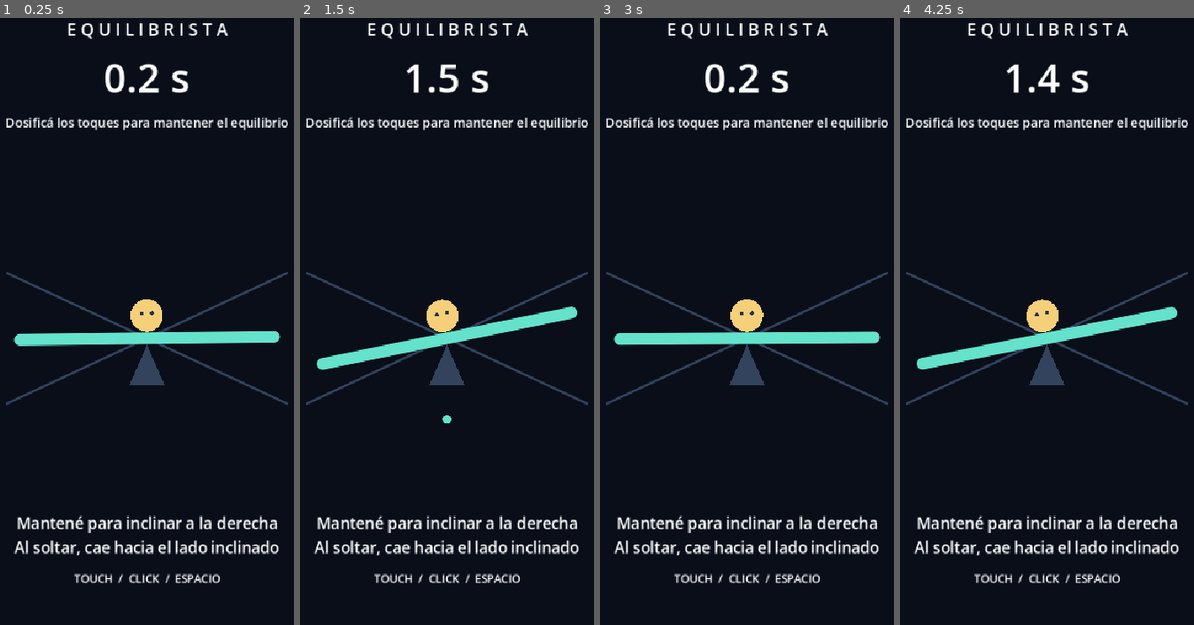
Above: before the commit, frames 1-4 (left to right).
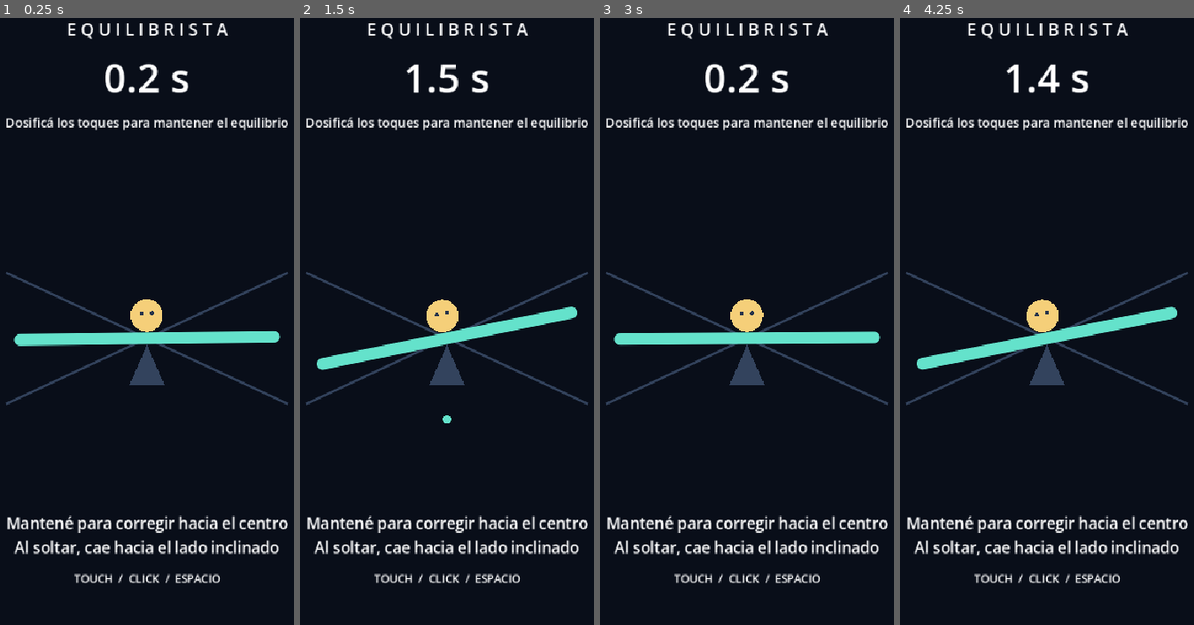
Above: after the commit, the same moments.

Repository: eze01061985/Equilibrista
Game: Godot game, scene res://scenes/game.tscn
The game is run twice, just before and just after one commit, with the same random seed, the same clock (stepped at 60 frames per second) and the same inputs.
Inputs (mouse positions are in pixels of both pictures, inside the frame that each line leads up to):
- Up to frame 1 (0.25 s): no input
- Up to frame 2 (1.5 s): tap Enter at 0.5 s; move the mouse to (535, 291) at 0.52 s; click (535, 291) at 0.67 s; tap Space at 0.77 s; move the mouse to (367, 357) at 1.27 s; click (367, 357) at 1.42 s
- Up to frame 3 (3 s): tap Space at 1.52 s; move the mouse to (788, 169) at 2.02 s; click (788, 169) at 2.17 s; click "Volver a intentar" at 2.75 s
- Up to frame 4 (4.25 s): move the mouse to (1026, 467) at 3.52 s; click (1026, 467) at 3.67 s; tap Space at 3.77 s

The runs differ from the first frame. In frame 1, 1.3% of the frame differs, in the area x 2-98%, y 81-85%; in frame 2, 1.3%; in frame 3, 1.3%; in frame 4, 1.3%.

Commit message:
Corregir el equilibrio hacia el centro desde ambos lados

Diff:
--- a/scripts/balance_model.gd
+++ b/scripts/balance_model.gd
@@ -22,7 +22,7 @@
 		fall_direction = signf(angle_degrees)
 	var torque: float = fall_direction * settings.natural_torque
 	if pressing:
-		torque += settings.player_right_torque * settings.sensitivity
+		torque -= fall_direction * settings.player_torque * settings.sensitivity
 	angular_velocity += torque * settings.acceleration * delta
 	angular_velocity /= 1.0 + settings.damping * delta
 	angle_degrees += angular_velocity * delta
--- a/scripts/balance_settings.gd
+++ b/scripts/balance_settings.gd
@@ -3,7 +3,7 @@
 
 @export_range(1.0, 90.0, 0.5) var fall_limit_degrees: float = 25.0
 @export_range(0.1, 5.0, 0.05) var natural_torque: float = 1.0
-@export_range(0.1, 10.0, 0.05) var player_right_torque: float = 2.2
+@export_range(0.1, 10.0, 0.05) var player_torque: float = 2.2
 @export_range(1.0, 120.0, 1.0) var acceleration: float = 24.0
 @export_range(0.1, 3.0, 0.05) var sensitivity: float = 1.0
 @export_range(0.0, 5.0, 0.05) var damping: float = 1.4
--- a/scripts/game_ui.gd
+++ b/scripts/game_ui.gd
@@ -22,7 +22,7 @@
 	footer.offset_bottom = -40
 	footer.add_theme_constant_override("separation", 16)
 	add_child(footer)
-	status_label = _label("Mantené para inclinar a la derecha\nAl soltar, cae hacia el lado inclinado", 21)
+	status_label = _label("Mantené para corregir hacia el centro\nAl soltar, cae hacia el lado inclinado", 21)
 	footer.add_child(status_label)
 	footer.add_child(_label("TOUCH  /  CLICK  /  ESPACIO", 15))
 	retry_button = Button.new()
@@ -38,7 +38,7 @@
 func update_run(time: float, game_over: bool) -> void:
 	timer_label.text = "%.1f s" % time
 	retry_button.visible = game_over
-	status_label.text = "Perdiste el equilibrio" if game_over else "Mantené para inclinar a la derecha\nAl soltar, cae hacia el lado inclinado"
+	status_label.text = "Perdiste el equilibrio" if game_over else "Mantené para corregir hacia el centro\nAl soltar, cae hacia el lado inclinado"
 
 func _label(text: String, font_size: int) -> Label:
 	var label := Label.new()
--- a/tests/smoke_test.gd
+++ b/tests/smoke_test.gd
@@ -5,18 +5,27 @@
 
 func _run() -> void:
 	var settings := BalanceSettings.new()
-	for pressing: bool in [false, true]:
+	for side: float in [-1.0, 1.0]:
 		var model := BalanceModel.new()
+		model.angle_degrees = side * 5.0
 		for frame in range(600):
-			model.advance(1.0 / 60.0, pressing, settings)
+			model.advance(1.0 / 60.0, false, settings)
 		assert(model.is_game_over, "Debe caer en ambos sentidos")
-		assert((model.angle_degrees > 0) == pressing, "Dirección de caída incorrecta")
+		assert(model.angle_degrees * side > 0.0, "Dirección de caída incorrecta")
 		var final_time: float = model.survival_time
-		model.advance(1.0, pressing, settings)
+		model.advance(1.0, false, settings)
 		assert(model.survival_time == final_time, "El reloj debe detenerse")
 		model.reset()
 		assert(model.survival_time == 0.0 and model.angle_degrees == 0.0 and not model.is_game_over)
 	for side: float in [-1.0, 1.0]:
+		var corrected := BalanceModel.new()
+		corrected.angle_degrees = side * 10.0
+		corrected.advance(1.0 / 60.0, true, settings)
+		assert(corrected.angular_velocity * side < 0.0, "El toque debe corregir hacia el centro desde ambos lados")
+		assert(absf(corrected.angle_degrees) < 10.0)
+		corrected.angular_velocity = side * 5.0
+		corrected.advance(1.0 / 60.0, true, settings)
+		assert(corrected.angular_velocity * side < 5.0, "La corrección debe frenar la caída existente")
 		var released := BalanceModel.new()
 		released.angle_degrees = side * 5.0
 		released.advance(1.0 / 60.0, false, settings)
@@ -33,6 +42,9 @@
 	for frame in range(60):
 		overshoot.advance(1.0 / 60.0, true, settings)
 	assert(overshoot.angle_degrees > 0.0 and not overshoot.is_game_over)
+	var velocity_before_correction: float = overshoot.angular_velocity
+	overshoot.advance(1.0 / 60.0, true, settings)
+	assert(overshoot.angular_velocity < velocity_before_correction, "Después de cruzar el centro debe corregir hacia la izquierda")
 	for frame in range(600):
 		overshoot.advance(1.0 / 60.0, false, settings)
 	assert(overshoot.is_game_over and overshoot.angle_degrees > 0.0, "Pasarse y soltar debe terminar en caída derecha")
Not shown, changed: README.md
